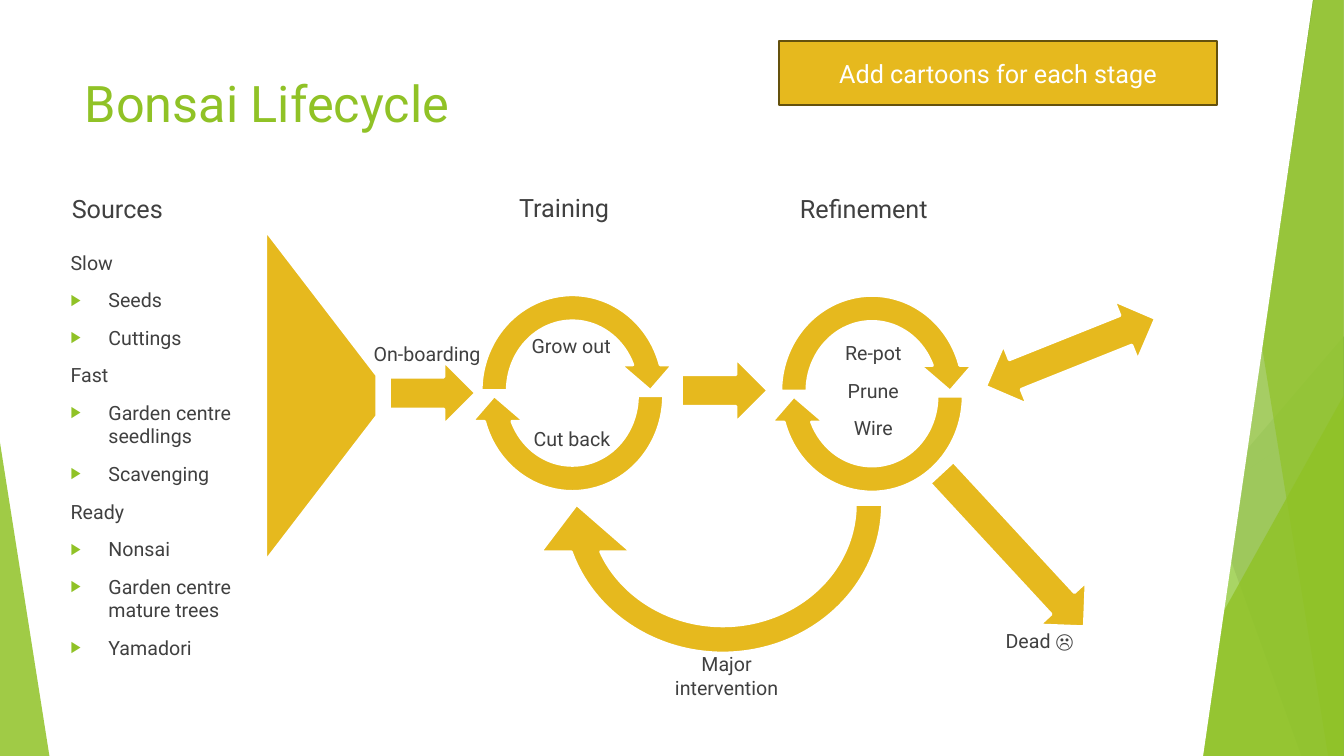
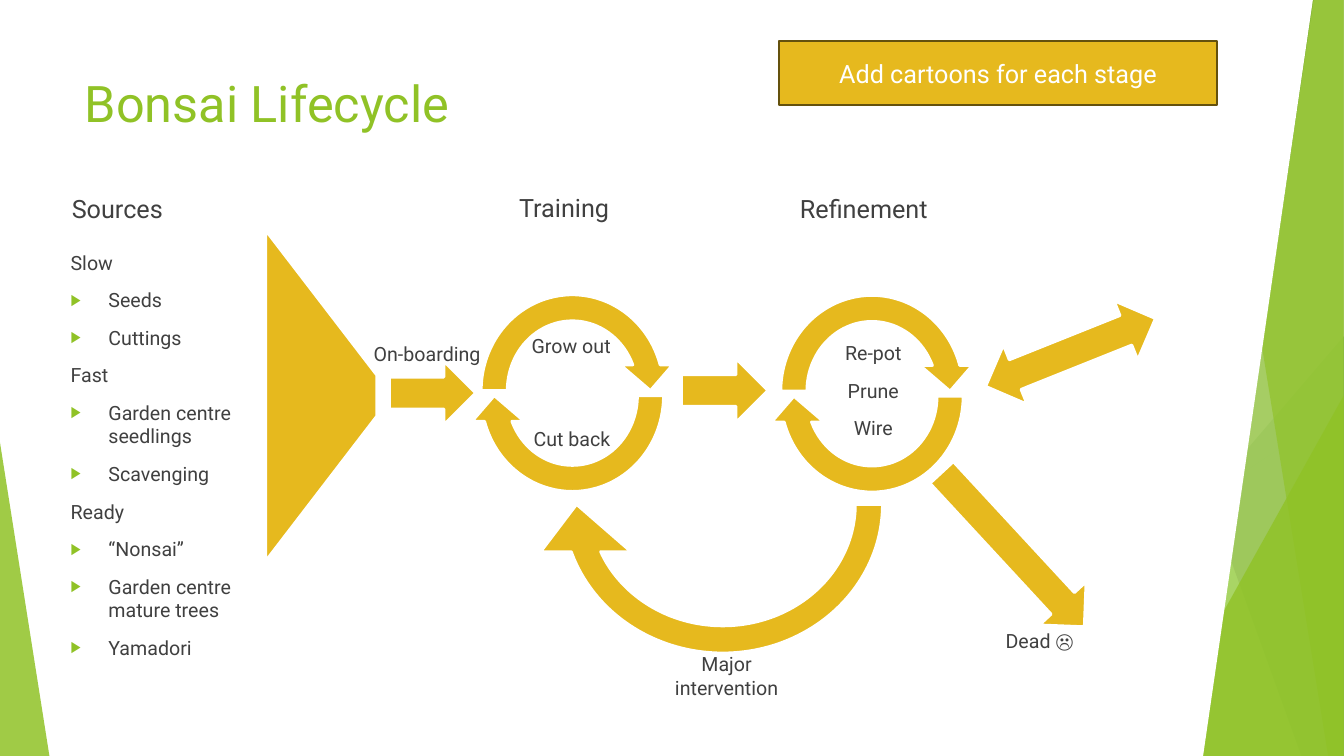
Before and after one commit to AlexLabram/Bonsai, a slide deck: slide 15 of WGCourse/Bonsai On A Budget (running).pptx. Drawn at 1344x756 pixels with LibreOffice and Linux fonts; fonts in the diff are those of the drawing. Boxes give left, top, right and bottom in pixels: in the first picture for what was removed or moved away, otherwise in the second. Text is boxed around its words. In the diff, an @@ line names an element or a change of style, - is before the commit and + after.

```diff
--- a/WGCourse/Bonsai On A Budget (running).pptx
+++ b/WGCourse/Bonsai On A Budget (running).pptx
@@ text at box(108, 541, 184, 556): text changed @@
-▶ Nonsai
+▶ “Nonsai”
```
Also in this commit, not shown: 5 other slides changed.
